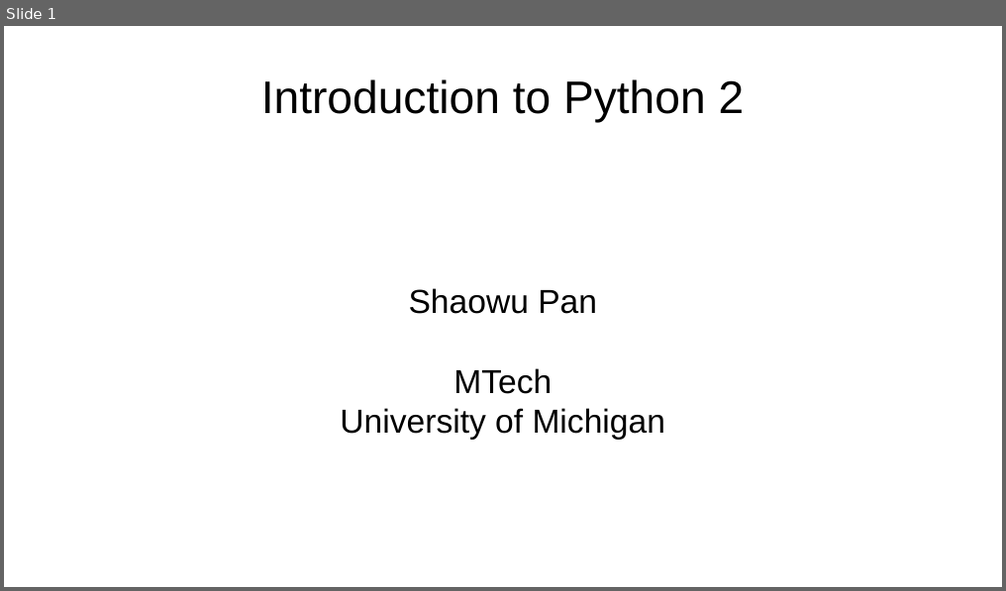
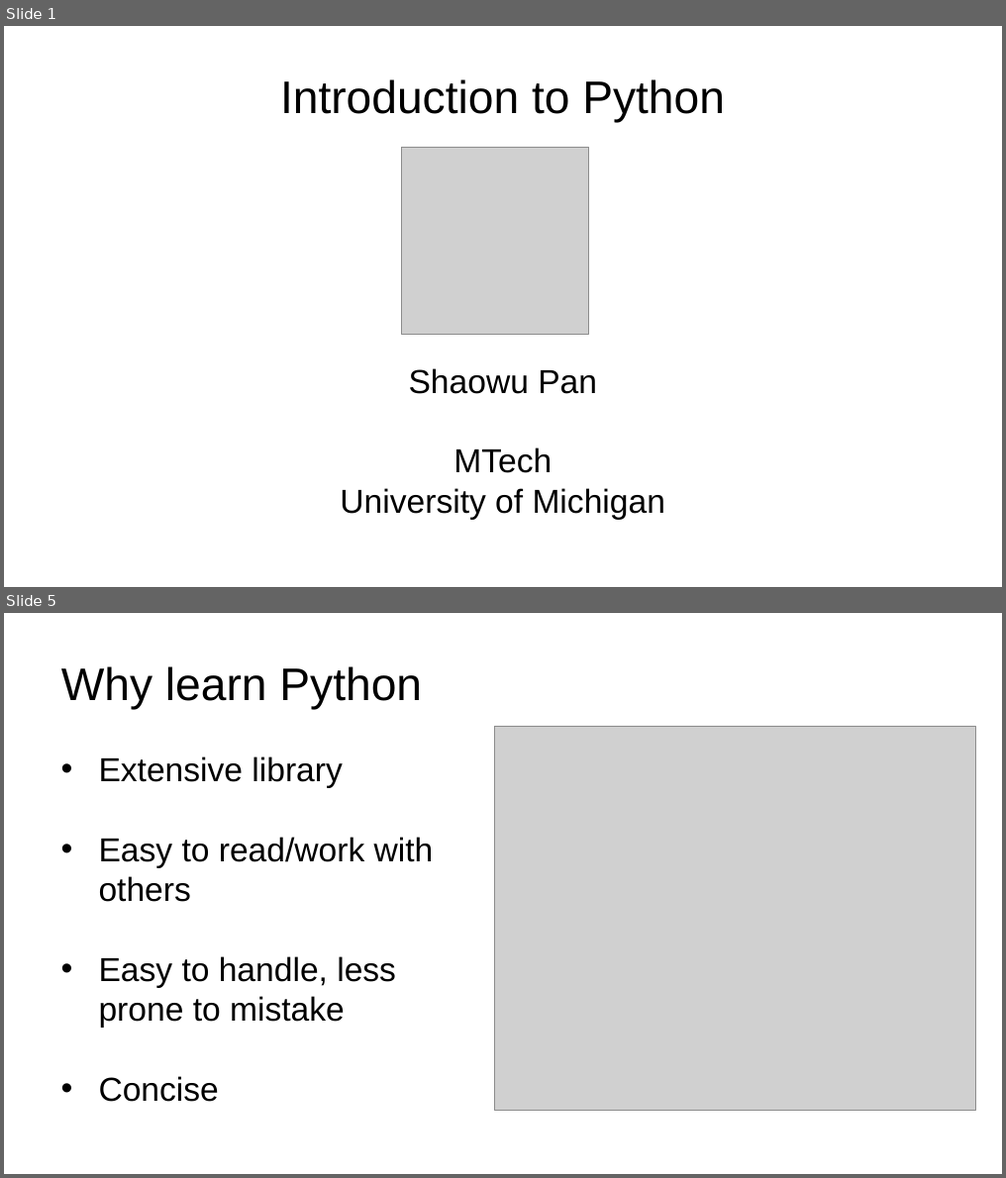
Before and after one commit to pswpswpsw/Mastering-Python-in-One-Hour, a slide deck: intro.pptx. Shown one above the other, each under a label of ours: slide 1 before the commit, slides 1 and 5 after it; the slides between them are not shown. The pictures are 1006x591 and 1006x1178 pixels, drawn with LibreOffice and Linux fonts; fonts in the diff are those of the drawing; grey boxes stand for pictures. Boxes give left, top, right and bottom in pixels: in the first picture for what was removed or moved away, otherwise in the second. Text is boxed around its words. In the diff, an @@ line names an element or a change of style, - is before the commit and + after.

```diff
--- a/intro.pptx
+++ b/intro.pptx
@@ slide 5 added at bbox=[4, 613, 1002, 1174], background #FFFFFF @@
@@ text added at bbox=[61, 666, 422, 710], 44 pt, text #000000 @@
+Why learn Python
@@ picture added at bbox=[494, 726, 976, 1110] @@
@@ text added at bbox=[99, 757, 434, 1102], 32 pt, text #000000 @@
+• Extensive library
+• Easy to read/work with others
+• Easy to handle, less prone to mistake
+• Concise
@@ slide 1 changed as well @@
@@ text at bbox=[280, 79, 725, 123]: text changed @@
-Introduction to Python 2
+Introduction to Python
@@ text "Shaowu Pan": place and size @@
-text "Shaowu Pan" at bbox=[340, 288, 665, 440]
+text "Shaowu Pan" at bbox=[340, 369, 665, 520]
@@ picture added at bbox=[402, 148, 589, 335] @@
```
Also in this commit, not shown: 6 other slides changed, 18 other slides added, 24 slides removed, 17 other files.
